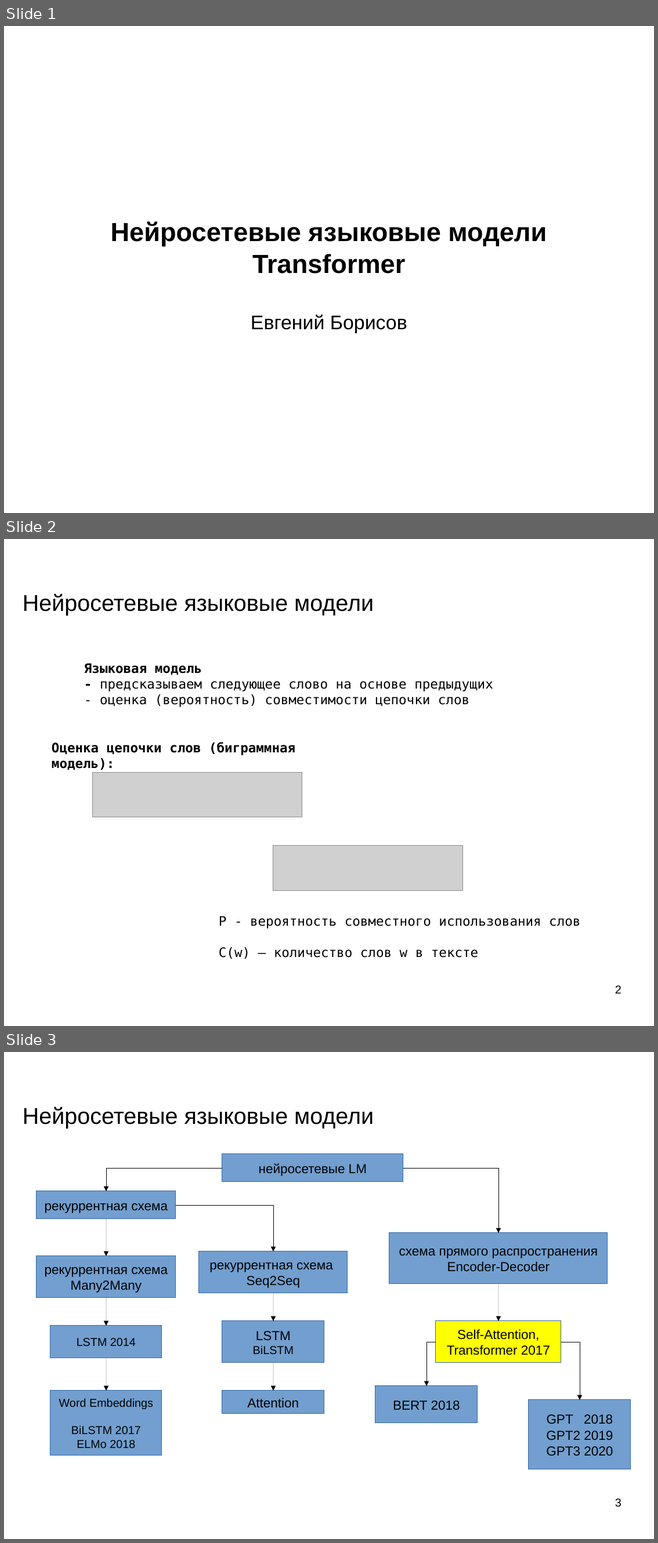
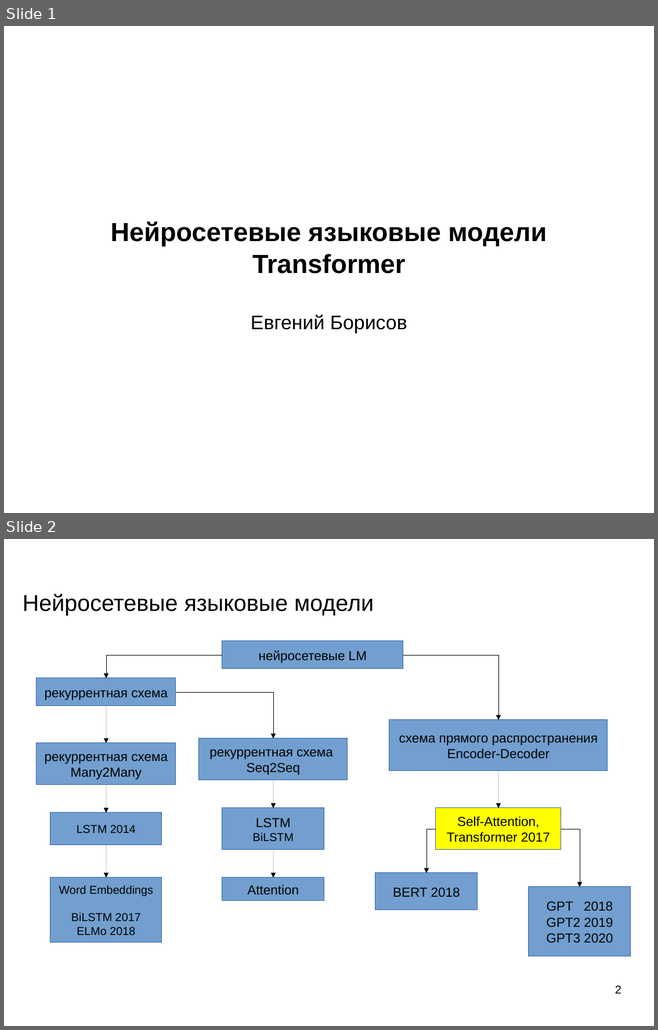
Before and after one commit to mechanoid5/ml_nlp_2025_I, a slide deck: 08-lang-model-transformer.odp. Shown one above the other, each under a label of ours: slides 1, 2 and 3 before the commit, slides 1 and 2 after it. The pictures are 658x1543 and 658x1030 pixels, drawn with LibreOffice and Linux fonts; fonts in the diff are those of the drawing; grey boxes stand for pictures; background and template pictures are left out. Boxes give left, top, right and bottom in pixels: in the first picture for what was removed or moved away, otherwise in the second. Text is boxed around its words. In the diff, an @@ line names an element or a change of style, - is before the commit and + after.

```diff
--- a/08-lang-model-transformer.odp
+++ b/08-lang-model-transformer.odp
@@ slide 2 removed at [4,539,654,1026], background picture (left out) @@
@@ title removed at [23,594,373,616] @@
-Нейросетевые языковые модели
@@ text removed at [84,663,493,707] @@
-Языковая модель
-- предсказываем следующее слово на основе предыдущих
-- оценка (вероятность) совместимости цепочки слов
@@ text removed at [52,742,295,770] @@
-Оценка цепочки слов (биграммная модель):
@@ picture removed at [92,772,302,817] @@
@@ picture removed at [273,845,463,891] @@
@@ text removed at [219,916,580,959] @@
-P - вероятность совместного использования слов
-С(w) — количество слов w в тексте
@@ page number removed at [615,986,621,994] @@
-2
@@ what was slide 3 is now slide 2 @@
@@ page number at [615,986,621,994]: text changed @@
-3
+2
```
Also in this commit, not shown: 1 other file.
